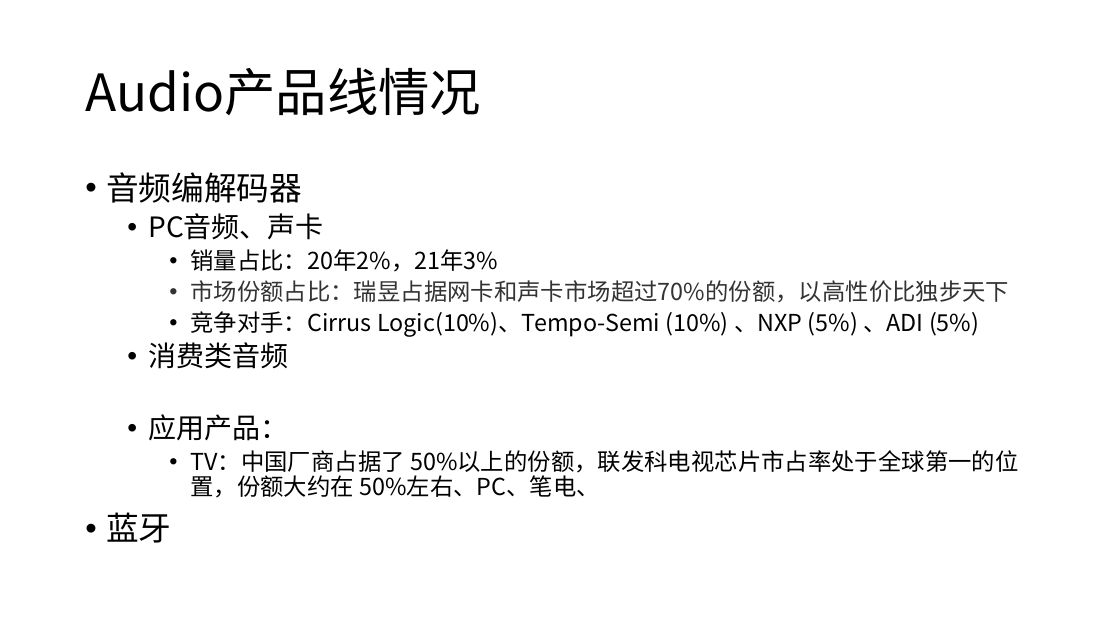
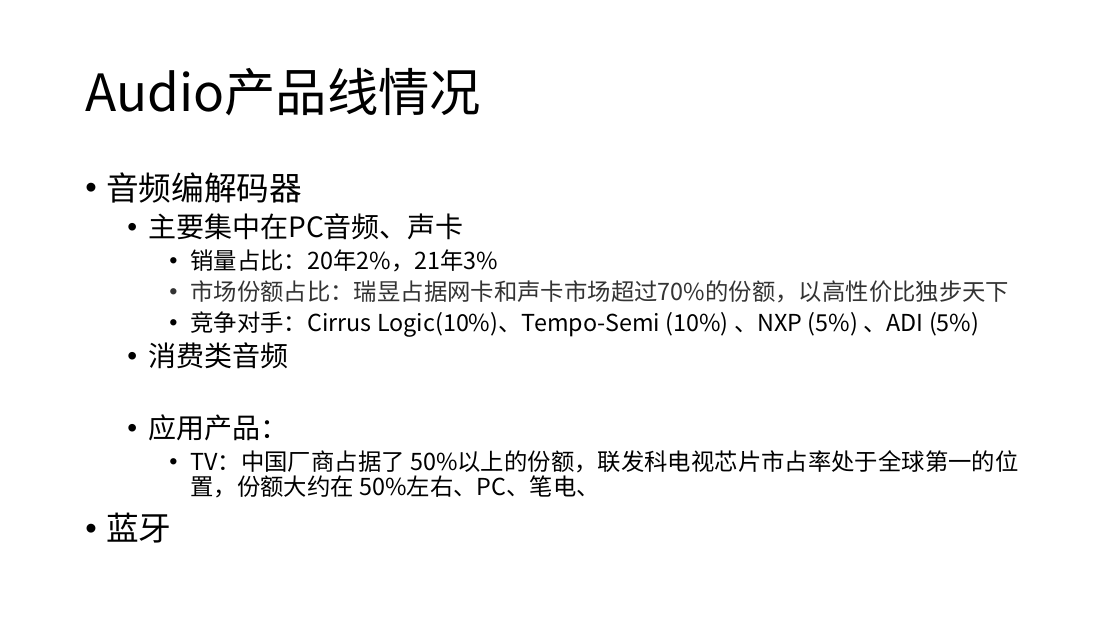
Before and after one commit to rosabai666/soundec, a slide deck: slide 5 of 2023/02产品/SNC8x/01)竞品分析/00)竞品芯片分析/品牌产品路线分析/Realtek/Realtek产品线分析2.pptx (slide 7 before the commit). Drawn at 1120x630 pixels with LibreOffice and Linux fonts; fonts in the diff are those of the drawing. Boxes give left, top, right and bottom in pixels: in the first picture for what was removed or moved away, otherwise in the second. Text is boxed around its words. In the diff, an @@ line names an element or a change of style, - is before the commit and + after.

```diff
--- a/2023/02产品/SNC8x/01)竞品分析/00)竞品芯片分析/品牌产品路线分析/Realtek/Realtek产品线分析2.pptx
+++ b/2023/02产品/SNC8x/01)竞品分析/00)竞品芯片分析/品牌产品路线分析/Realtek/Realtek产品线分析2.pptx
@@ text at [148, 213, 464, 240]: text changed @@
-  • PC音频、声卡
+  • 主要集中在PC音频、声卡
```
Also in this commit, not shown: 2 other slides changed, 1 slide added, 1 slide removed, 3 other files.
